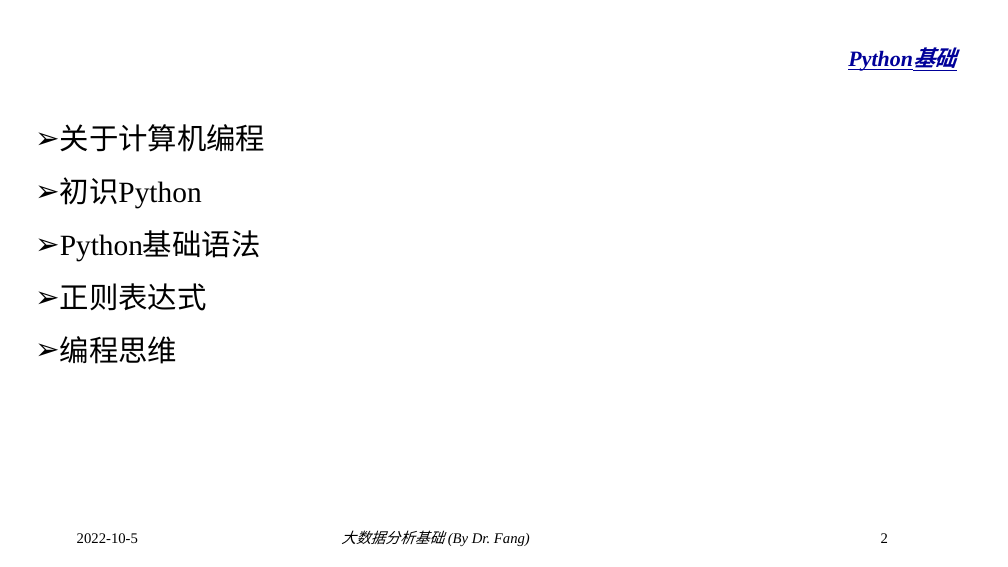
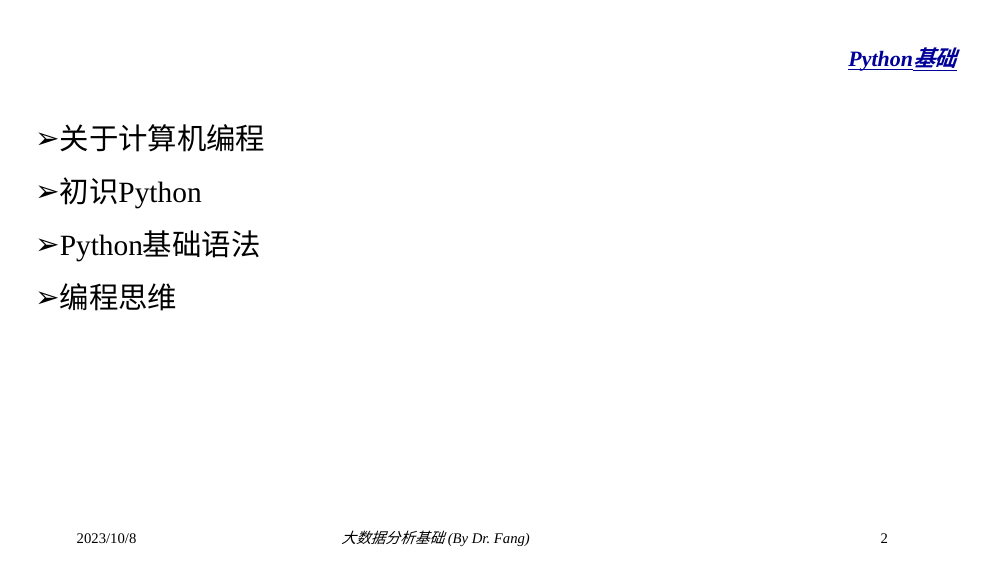
Before and after one commit to dr-fang/BDA, a slide deck: slide 2 of slides/2_PythonBasic.pptx. Drawn at 1008x567 pixels with LibreOffice and Linux fonts; fonts in the diff are those of the drawing; background and template pictures are left out. Boxes give left, top, right and bottom in pixels: in the first picture for what was removed or moved away, otherwise in the second. Text is boxed around its words. In the diff, an @@ line names an element or a change of style, - is before the commit and + after.

```diff
--- a/slides/2_PythonBasic.pptx
+++ b/slides/2_PythonBasic.pptx
@@ text at (60, 283, 207, 311): paragraph removed @@
-➢ 正则表达式
@@ text at (77, 533, 137, 543): text changed @@
-2022-10-5
+2023/10/8
```
Also in this commit, not shown: 37 other slides changed, 6 slides added, 6 slides removed.
